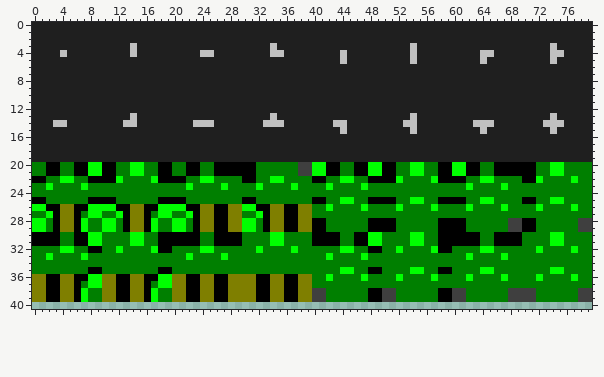
Edited in one commit: sprite sheet (Assets/Sprites/tileset2.png). The first picture shows the starting point.
The file is 80x80 pixels. Shown: x 0..79, y 0..40.
Now the later version:
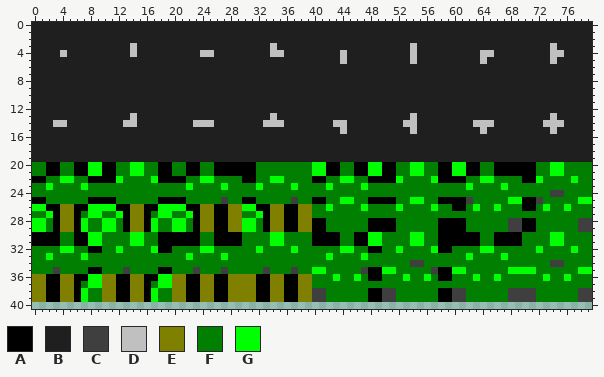
Palette (. is transparent): A #000000  B #1f1f1f  C #3f3f3f  D #c0c0c0  E #7f7f00  F #007f00  G #00ff00
Diff:
y 20..21: x 38..39 CC -> FF
y 24: x 74..75 FF -> CC
y 25: x 27 F -> C; x 37 F -> C; x 62 F -> C; x 64..65 GG -> FF; x 68..69 FF -> GG; x 72 F -> C; x 74..75 GG -> FF; x 78..79 FF -> GG
y 26: x 60..63 FFGF -> AAFG; x 66..67 FG -> GF; x 70..73 FFGF -> AAFG; x 76..77 FG -> GF
y 34: x 54..55 FF -> CC; x 74..75 FF -> CC
y 35: x 3 F -> C; x 13 F -> C; x 23 F -> C; x 27 F -> C; x 33 F -> C; x 37 F -> C; x 40..41 FF -> GG; x 44..45 GG -> FF; x 47 F -> C; x 50..51 FF -> GG; x 54..55 GG -> FF; x 57 F -> C; x 60..61 FF -> GG; x 64..65 GG -> FF; x 68..71 FFFF -> GGGG; x 74..75 GG -> FF; x 78..79 FF -> GG
y 36: x 42..43 GF -> FG; x 46..49 FGFF -> GFAA; x 52..53 GF -> FG; x 56..59 FGFF -> GFAA; x 62..63 GF -> FG; x 66..67 FG -> GF; x 72..73 GF -> FG; x 76..77 FG -> GF
Changed places in both pictures, as pixel boxes (x1, y1, x2, y2):
changed: (291, 162, 312, 204)
changed: (452, 190, 592, 211)
changed: (221, 197, 228, 204)
changed: (263, 260, 592, 281)
changed: (53, 267, 60, 274)
changed: (123, 267, 130, 274)
changed: (193, 267, 200, 274)
changed: (221, 267, 228, 274)
